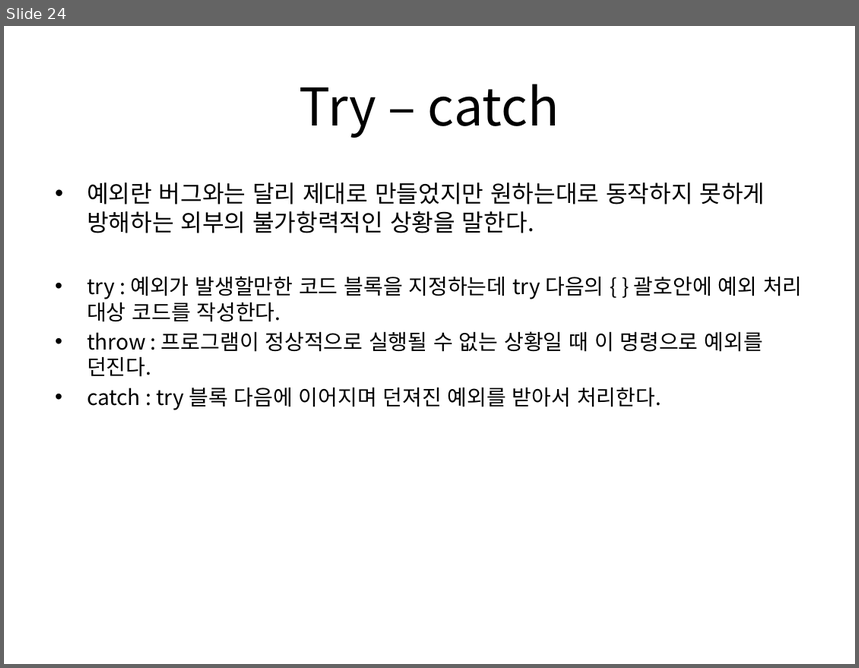
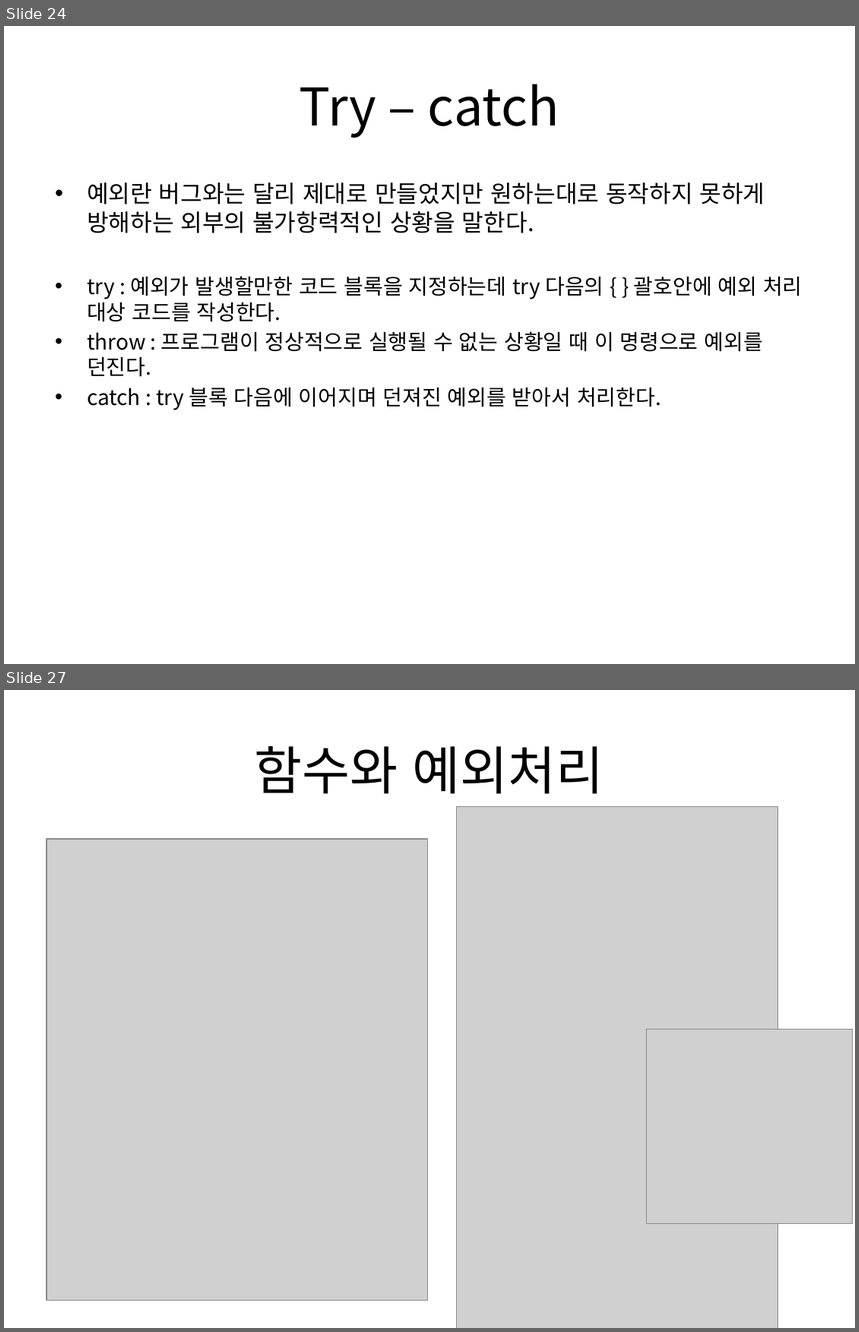
Before and after one commit to mystous/DSLab_Algo_Seminar, a slide deck: 001. 세미나 자료/02.2015/01. 1차시/Kim_DoHyeong_syntax1.pptx. Shown one above the other, each under a label of ours: slide 24 before the commit, slides 24 and 27 after it; the slides between them are not shown. The pictures are 859x668 and 859x1332 pixels, drawn with LibreOffice and Linux fonts; fonts in the diff are those of the drawing; grey boxes stand for pictures. Boxes give left, top, right and bottom in pixels: in the first picture for what was removed or moved away, otherwise in the second. Text is boxed around its words. In the diff, an @@ line names an element or a change of style, - is before the commit and + after.

```diff
--- a/001. 세미나 자료/02.2015/01. 1차시/Kim_DoHyeong_syntax1.pptx
+++ b/001. 세미나 자료/02.2015/01. 1차시/Kim_DoHyeong_syntax1.pptx
@@ slide 27 added at [4, 690, 855, 1328], background #FFFFFF @@
@@ title added at [255, 746, 604, 794], 44 pt, text #000000 @@
+함수와 예외처리
@@ picture added at [456, 806, 778, 1328] @@
@@ picture added at [47, 839, 428, 1301] @@
@@ picture added at [647, 1030, 853, 1224] @@
```
Also in this commit, not shown: 6 other slides added, 4 slides removed.
